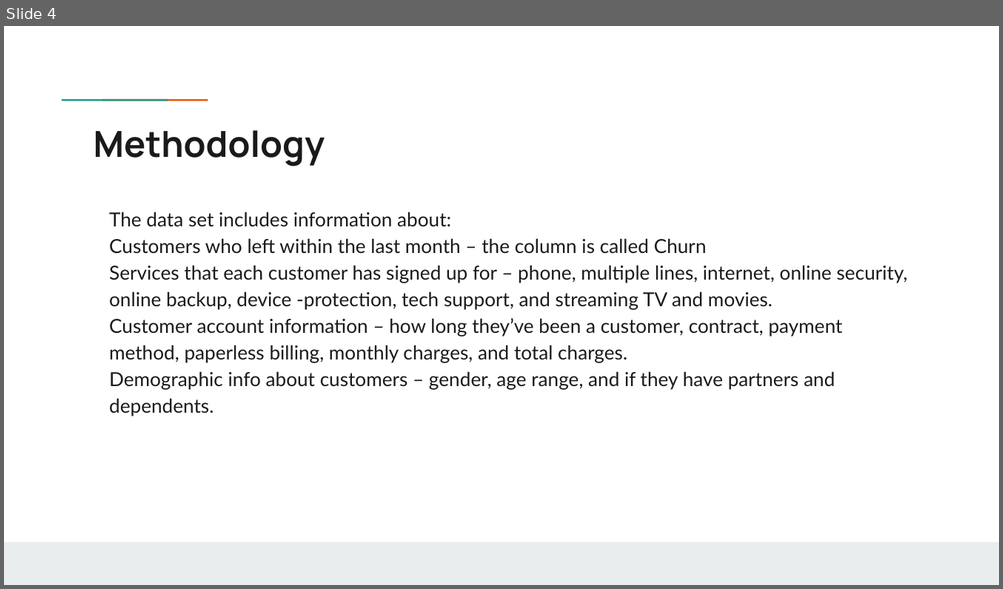
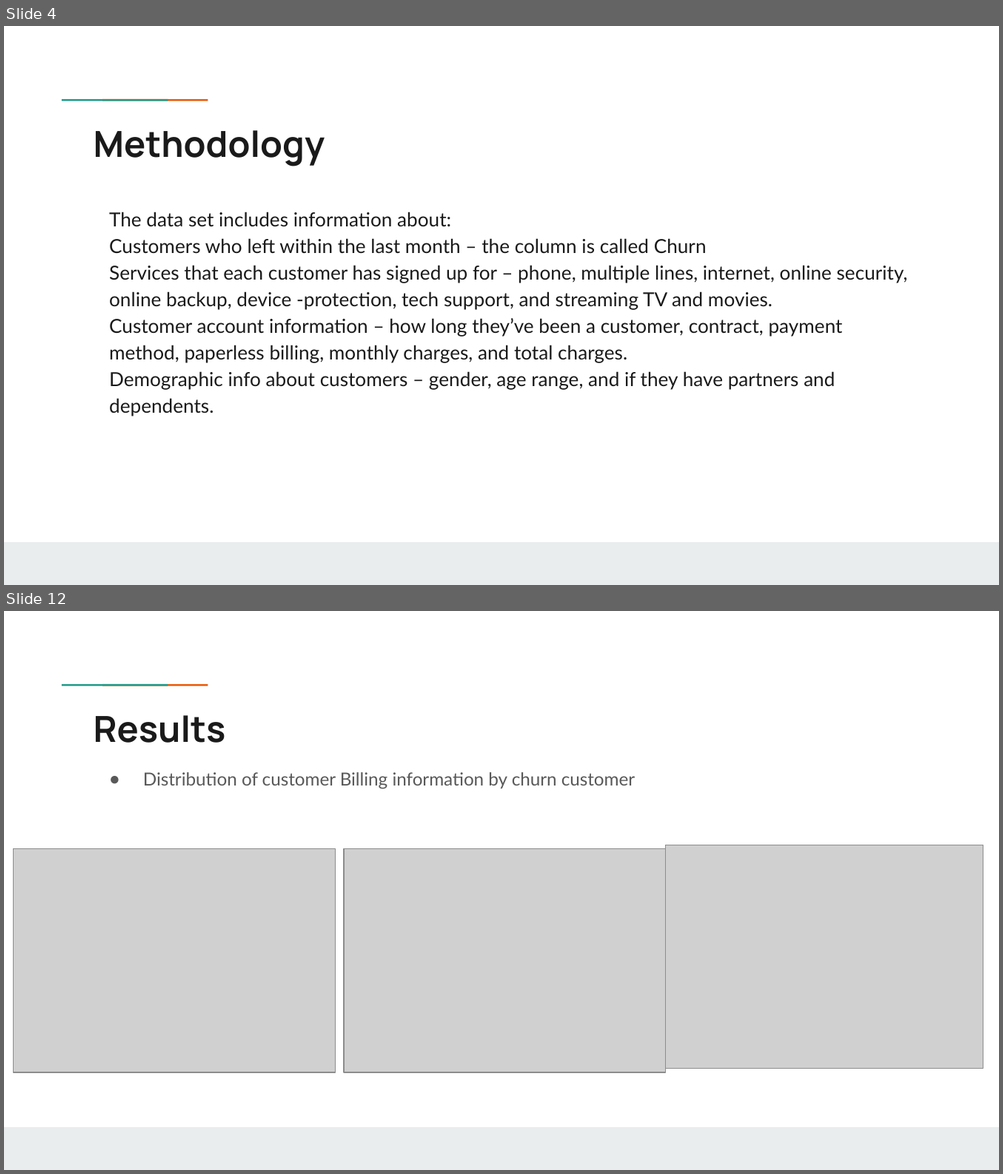
Before and after one commit to B1o0b1/Customer-Churn-Analysis, a slide deck: BI project Jean Franco Chosson .pptx. Shown one above the other, each under a label of ours: slide 4 before the commit, slides 4 and 12 after it; the slides between them are not shown. The pictures are 1003x589 and 1003x1174 pixels, drawn with LibreOffice and Linux fonts; fonts in the diff are those of the drawing; grey boxes stand for pictures; background and template pictures are left out. Boxes give left, top, right and bottom in pixels: in the first picture for what was removed or moved away, otherwise in the second. Text is boxed around its words. In the diff, an @@ line names an element or a change of style, - is before the commit and + after.

```diff
--- a/BI project Jean Franco Chosson .pptx
+++ b/BI project Jean Franco Chosson .pptx
@@ slide 12 added at (x1=4, y1=611, x2=999, y2=1170), background #FFFFFF; not listed: 3 template elements that a slide beside it also shows @@
@@ title added at (x1=94, y1=715, x2=226, y2=743), 26 pt, text #1A1A1A, bold @@
+Results
@@ text added at (x1=143, y1=772, x2=634, y2=789), 13 pt, text #595959 @@
+● Distribution of customer Billing information by churn customer
@@ picture added at (x1=14, y1=849, x2=336, y2=1073) @@
@@ picture added at (x1=344, y1=849, x2=666, y2=1073) @@
@@ picture added at (x1=666, y1=845, x2=982, y2=1068) @@
```
Also in this commit, not shown: 2 slides changed, 9 other slides added, 3 other files.
